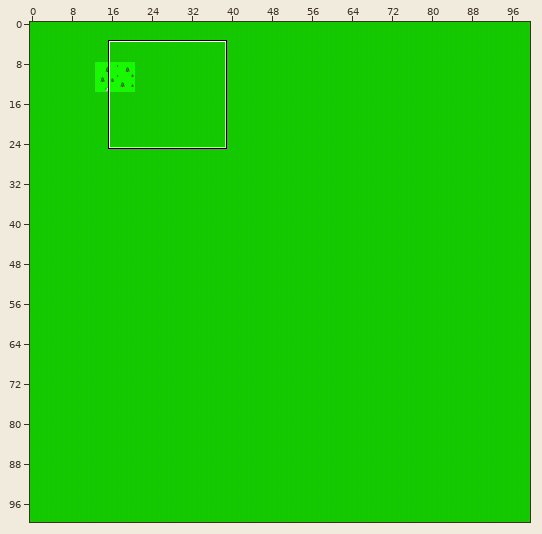
An edit to a level. Tiled map, core/assets/ld34/maps/ld34.tmx. Above: a wide view before the commit, with the close-up outlined.
Close-up. As it was:
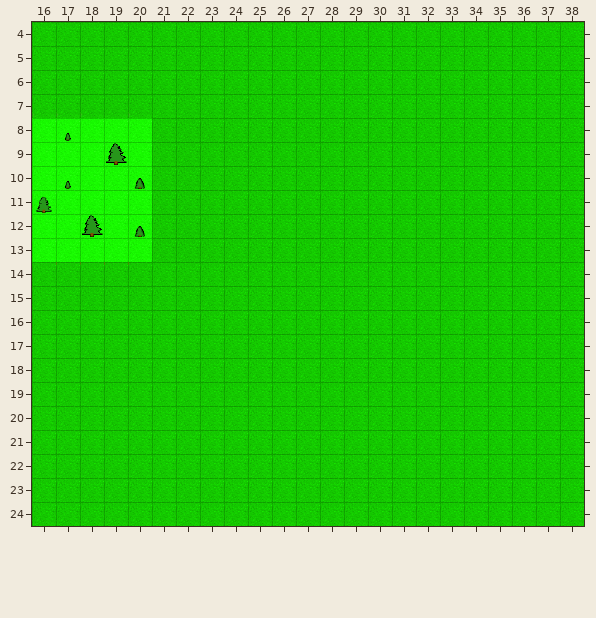
Cells are 32x32 px. Shown: x 16..38, y 4..24. The commit also changed other parts of the map, which this record leaves out.
After:
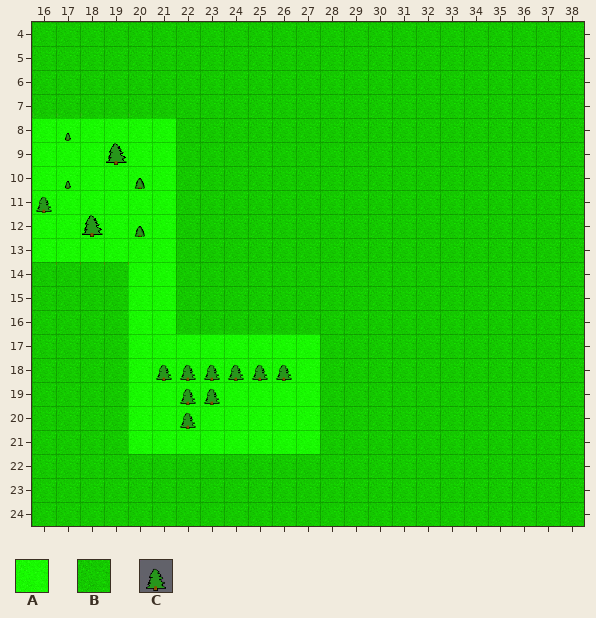
Key: from "ld34": A 1, B 33, C 64.
_ is an empty cell.
Changes in this commit:
Layer "background":
Tile B gives way to tile A in rows 8 to 13 at x 21; in rows 14 to 16 at x 20 to 21; in rows 17 to 21 at x 20 to 27.
Layer "objects":
The edit adds tile C in row 18 at x 21 to 26; in row 19 at x 22 to 23; in row 20 at x 22.
